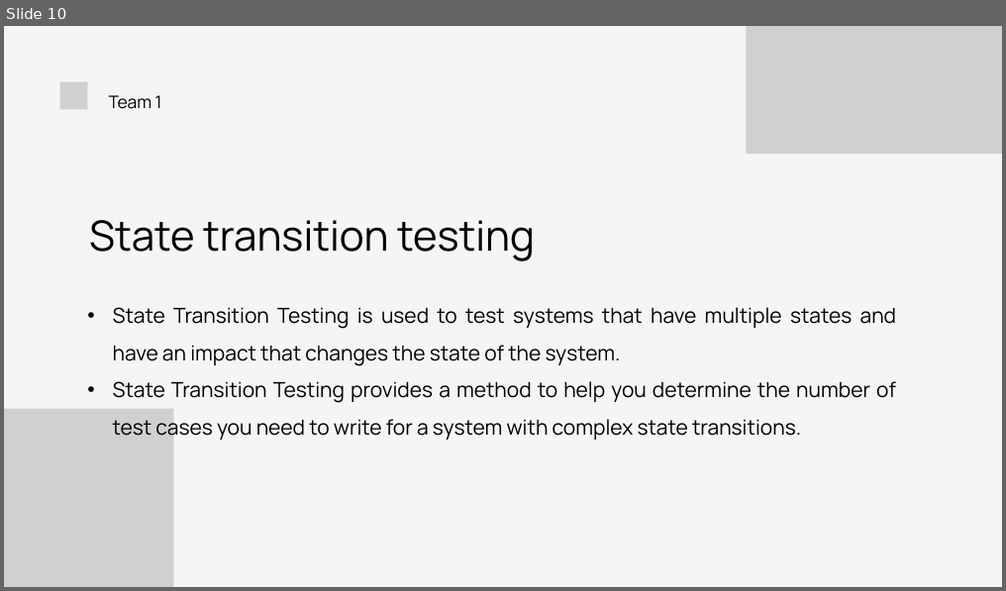
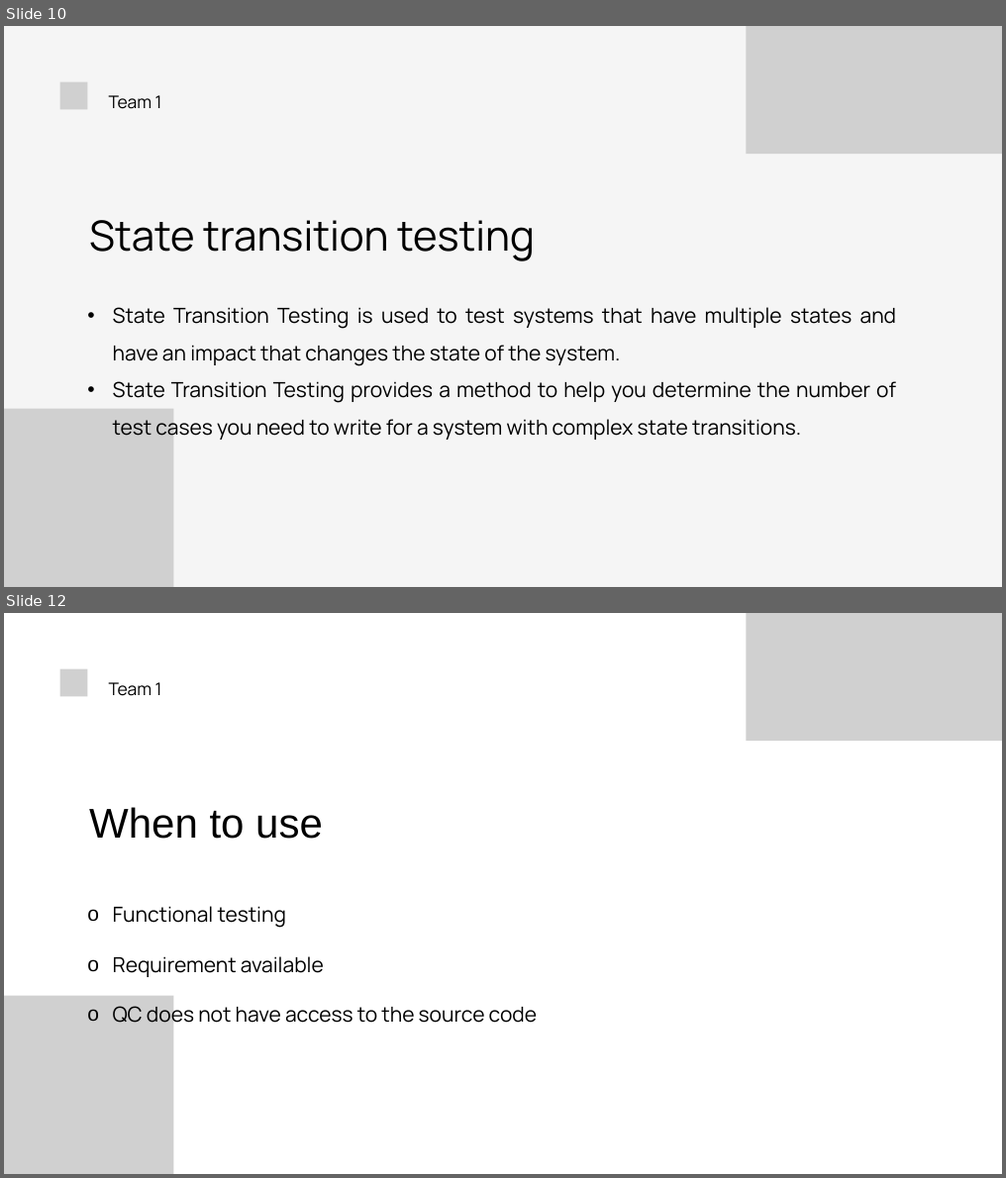
Before and after one commit to hoangdm08/how_to_learn_tester, a slide deck: homeWork/Team 1_14.3.26/Black-box techniques.pptx. Shown one above the other, each under a label of ours: slide 10 before the commit, slides 10 and 12 after it; the slides between them are not shown. The pictures are 1006x591 and 1006x1178 pixels, drawn with LibreOffice and Linux fonts; fonts in the diff are those of the drawing; grey boxes stand for pictures. Boxes give left, top, right and bottom in pixels: in the first picture for what was removed or moved away, otherwise in the second. Text is boxed around its words. In the diff, an @@ line names an element or a change of style, - is before the commit and + after.

```diff
--- a/homeWork/Team 1_14.3.26/Black-box techniques.pptx
+++ b/homeWork/Team 1_14.3.26/Black-box techniques.pptx
@@ slide 12 added at (x1=4, y1=613, x2=1002, y2=1174), background #FFFFFF @@
@@ picture added at (x1=746, y1=613, x2=1002, y2=741) @@
@@ picture added at (x1=59, y1=668, x2=87, y2=696) @@
@@ text added at (x1=109, y1=682, x2=162, y2=696), 25 pt, text #000000 @@
+Team 1
@@ text added at (x1=89, y1=807, x2=323, y2=839), 60 pt, text #000000 @@
+When to use
@@ text added at (x1=113, y1=906, x2=537, y2=1029), 30 pt, text #000000 @@
+o Functional testing
+o Requirement available
+o QC does not have access to the source code
@@ picture added at (x1=4, y1=996, x2=173, y2=1174) @@
```
Also in this commit, not shown: 6 slides changed, 1 other slide added, 5 other files.
